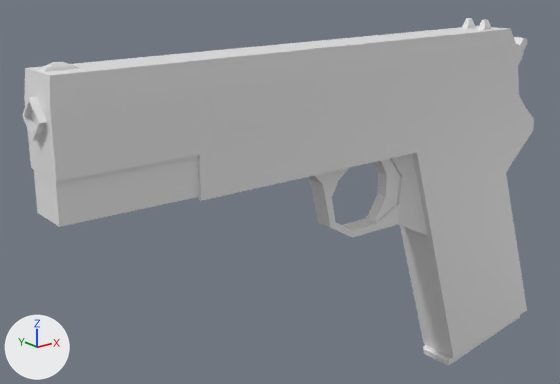
The FBX model UnholySource/Assets/Models/Weapons/Pistol/weapon_player_pistol.fbx as it was, and as the next commit left it.
Camera for both pictures: a 50 mm camera at (-0.397, -0.303, 0.185) aimed at (-0.133, 0.028, 0.053). Arrows for +X, +Y and +Z are at lower left; the lights stay in place.

The first picture shows 'pistol_mesh'.
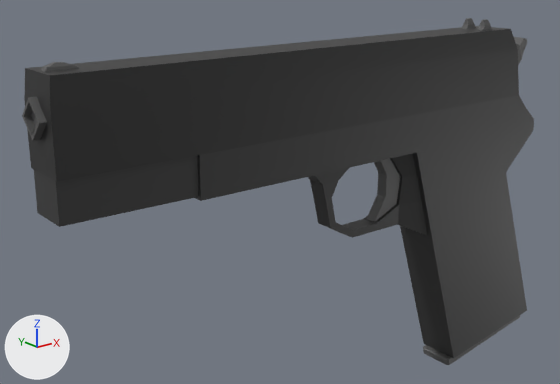
Changed parts and their boxes (x1, y1, x2, y2) in the pictures (560 x 384 px):
part 1 of me_cube, recoloured (grey to black): (26, 26, 519, 182) in both
part 2 of me_cube, recoloured (grey to black): (24, 68, 57, 182) in both
part 3 of me_cube, recoloured (white to grey): (462, 18, 527, 65) in both
part 4 of me_cube, recoloured: (367, 159, 520, 365) in both
part 5 of me_cube, recoloured: (22, 62, 79, 141) in both
part 6 of me_cube, recoloured (white to grey): (28, 96, 47, 141) in both
part 7 of me_cube, recoloured (grey to black): (200, 95, 534, 358) in both
part 8 of me_cube, recoloured (grey to black): (56, 155, 201, 227) in both
part 9 of me_cube, recoloured: (425, 173, 527, 358) in both
part 10 of me_cube, recoloured (grey to black): (34, 170, 59, 226) in both

The edits, one by one:
Material 'm_weapon_colt' (mat_m_weapon_colt) is new.
Its base color is (0.0242, 0.0242, 0.0242) (black #2b2b2b).
Material 'm_weapon_colt_3' (mat_m_weapon_colt_3) is new.
Its base color is (0.0364, 0.0364, 0.0364) (black #363636).
Material 'm_weapon_colt_2' (mat_m_weapon_colt_2) is new.
Its base color is (0.0985, 0.0985, 0.0985) (dark grey #585858).
me_cube has 202 vertices, 166 faces and spans x -0.283..0.065, y -0.013..0.013, z -0.082..0.145.
me_cube is used by ob_pistol_mesh; location (0.0, 0.0, 0.0).
me_cube part 1: 6 of the faces centred in x -0.131..-0.125, y -0.013..0.013, z 0.096..0.139 switch from no material to mat_m_weapon_colt (black #2b2b2b).
me_cube part 2: 2 of the faces centred in x -0.28..-0.279, y 0.0, z 0.111..0.132 switch from no material to mat_m_weapon_colt (black #2b2b2b).
me_cube part 3: 31 of the faces centred in x -0.005..0.05, y -0.009..0.009, z 0.113..0.145 switch from no material to mat_m_weapon_colt_2 (dark grey #585858).
me_cube part 4: 27 of the faces centred in x -0.082..0.06, y -0.011..0.011, z -0.082..0.068 switch from no material to mat_m_weapon_colt_2 (dark grey #585858).
me_cube part 5: 18 of the faces centred in x -0.283..-0.262, y -0.004..0.004, z 0.116..0.142 switch from no material to mat_m_weapon_colt_2 (dark grey #585858).
me_cube part 6: 4 of the faces centred in x -0.14, y -0.004..0.004, z 0.115..0.124 switch from no material to mat_m_weapon_colt_2 (dark grey #585858).
me_cube part 7: 59 of the faces centred in x -0.142..0.05, y -0.013..0.013, z -0.017..0.096 switch from no material to mat_m_weapon_colt_3 (black #363636).
me_cube part 8: 11 of the faces centred in x -0.246..-0.212, y -0.012..0.012, z 0.075..0.097 switch from no material to mat_m_weapon_colt_3 (black #363636).
me_cube part 9: 3 of the faces centred in x 0.005..0.045, y -0.013..0.013, z -0.013..-0.01 switch from no material to mat_m_weapon_colt_3 (black #363636).
me_cube part 10: 2 of the faces centred in x -0.28, y 0.0, z 0.081..0.092 switch from no material to mat_m_weapon_colt_3 (black #363636).
